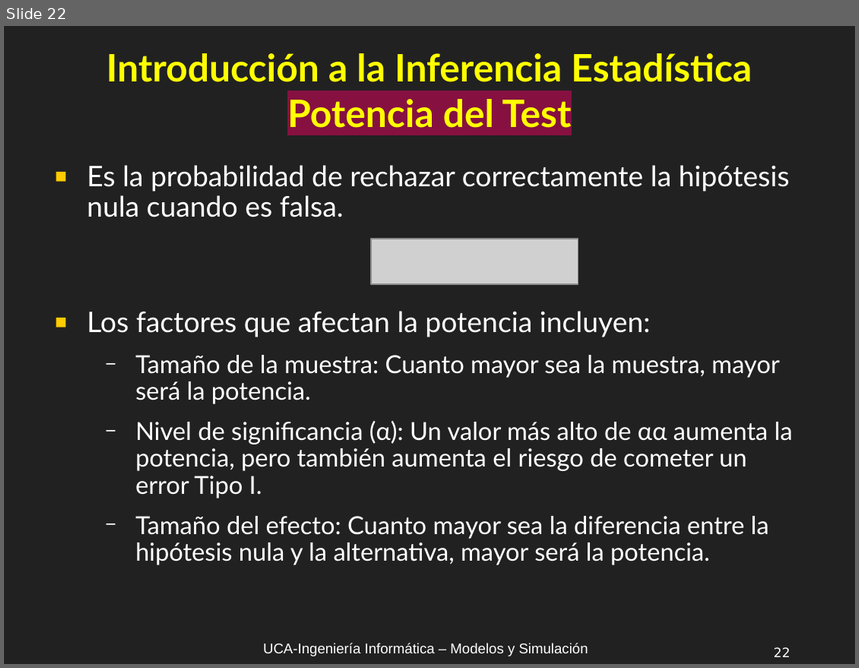
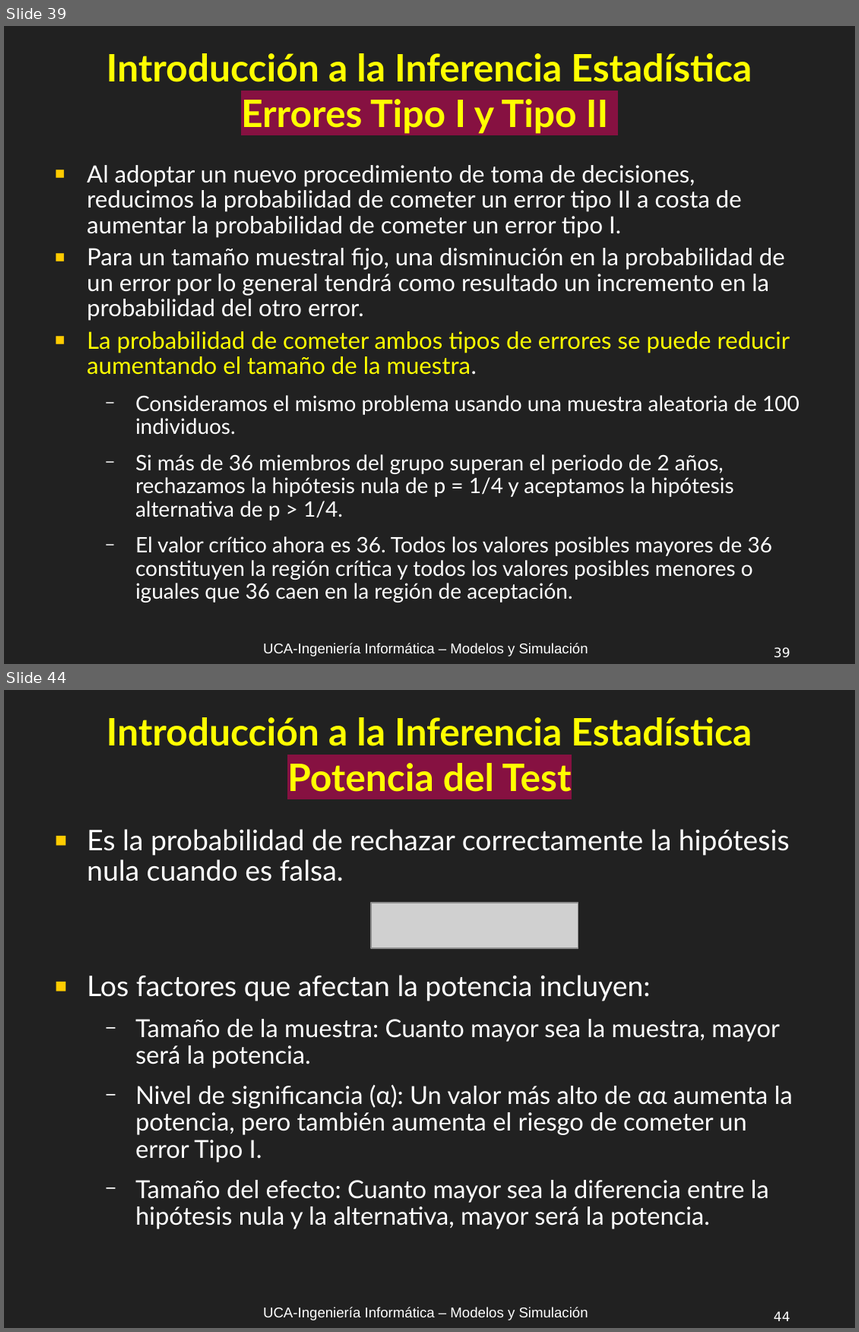
Before and after one commit to UCA-Facultad-de-Ingenieria-Clases-2025/MyS, a slide deck: Clases/MyS_C1A_Introducción_Inferencia_Estadística_R1.odp. Shown one above the other, each under a label of ours: slide 22 before the commit, slides 39 and 44 after it; the slides between them are not shown. The pictures are 859x668 and 859x1332 pixels, drawn with LibreOffice and Linux fonts; fonts in the diff are those of the drawing; grey boxes stand for pictures. Boxes give left, top, right and bottom in pixels: in the first picture for what was removed or moved away, otherwise in the second. Text is boxed around its words. In the diff, an @@ line names an element or a change of style, - is before the commit and + after.

```diff
--- a/Clases/MyS_C1A_Introducción_Inferencia_Estadística_R1.odp
+++ b/Clases/MyS_C1A_Introducción_Inferencia_Estadística_R1.odp
@@ slide 39 added at (4,26,855,664), background #212121; not listed: 2 template elements that a slide beside it also shows @@
@@ title added at (107,53,752,134), 32 pt, text #FFFF00, bold @@
+Introducción a la Inferencia Estadística
+Errores Tipo I y Tipo II
@@ text added at (87,165,800,603), 20 pt, text #FFFFFF @@
+■ Al adoptar un nuevo procedimiento de toma de decisiones, reducimos la probabilidad de cometer un error tipo II a costa de aumentar la probabilidad de cometer un error tipo I.
+■ Para un tamaño muestral fijo, una disminución en la probabilidad de un error por lo general tendrá como resultado un incremento en la probabilidad del otro error.
+■ La probabilidad de cometer ambos tipos de errores se puede reducir aumentando el tamaño de la muestra.
+  − Consideramos el mismo problema usando una muestra aleatoria de 100 individuos.
+  − Si más de 36 miembros del grupo superan el periodo de 2 años, rechazamos la hipótesis nula de p = 1/4 y aceptamos la hipótesis alternativa de p > 1/4.
+  − El valor crítico ahora es 36. Todos los valores posibles mayores de 36 constituyen la región crítica y todos los valores posibles menores o iguales que 36 caen en la región de aceptación.
@@ what was slide 22 is now slide 44 @@
@@ page number at (774,1312,791,1322): text changed @@
-22
+44
```
Also in this commit, not shown: 6 slides changed, 21 other slides added, 1 other file.
